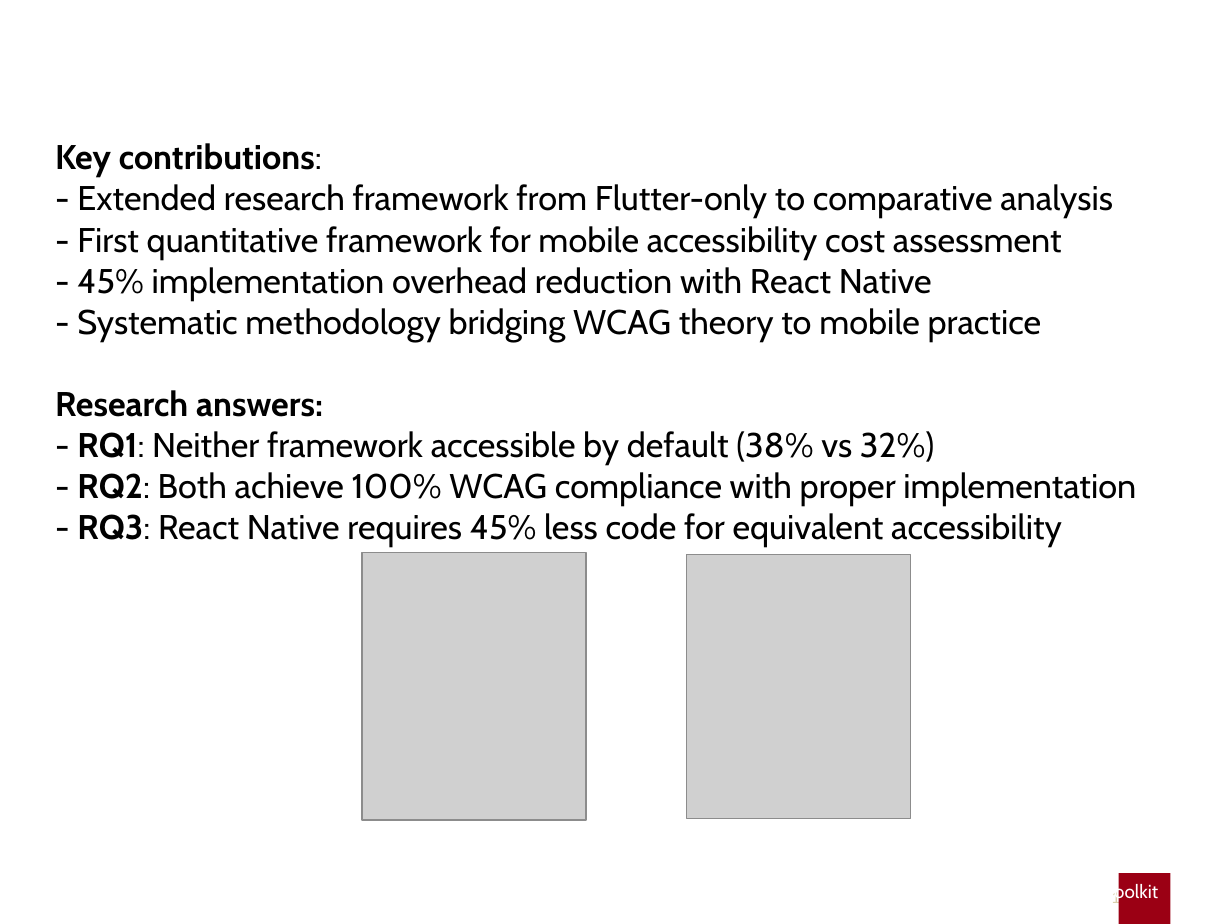
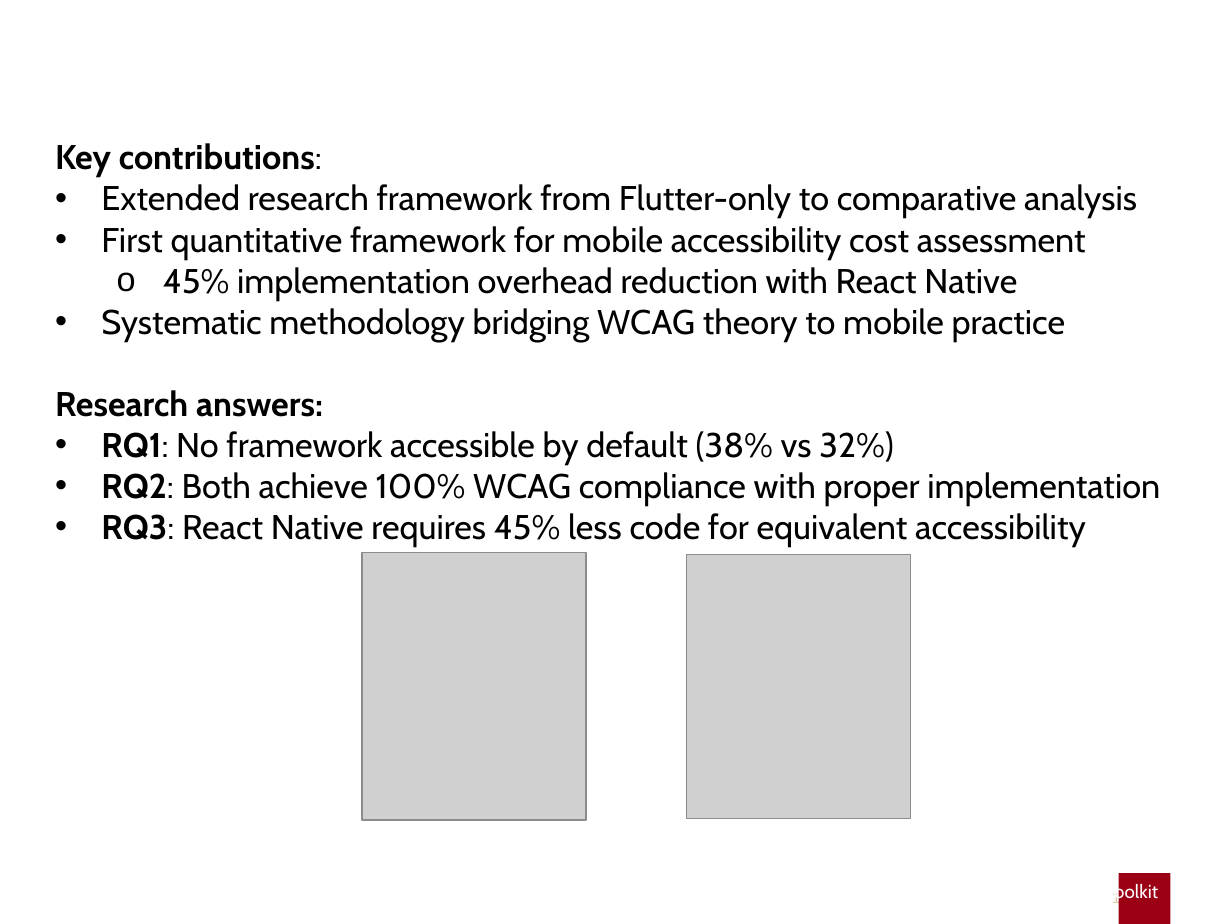
Before and after one commit to gabrielrovesti/Master-Thesis-UniPD, a slide deck: slide 16 of Thesis Presentation/Presentation Gabriel Rovesti.pptx. Drawn at 1232x924 pixels with LibreOffice and Linux fonts; fonts in the diff are those of the drawing; grey boxes stand for pictures; background and template pictures are left out. Boxes give left, top, right and bottom in pixels: in the first picture for what was removed or moved away, otherwise in the second. Text is boxed around its words. In the diff, an @@ line names an element or a change of style, - is before the commit and + after.

```diff
--- a/Thesis Presentation/Presentation Gabriel Rovesti.pptx
+++ b/Thesis Presentation/Presentation Gabriel Rovesti.pptx
@@ text at (101, 184, 1137, 342): text changed @@
-- Extended research framework from Flutter-only to comparative analysis
-- First quantitative framework for mobile accessibility cost assessment
-- 45% implementation overhead reduction with React Native
-- Systematic methodology bridging WCAG theory to mobile practice
+• Extended research framework from Flutter-only to comparative analysis
+• First quantitative framework for mobile accessibility cost assessment
+  o 45% implementation overhead reduction with React Native
+• Systematic methodology bridging WCAG theory to mobile practice
@@ text at (101, 431, 1160, 548): text changed @@
-- RQ1: Neither framework accessible by default (38% vs 32%)
-- RQ2: Both achieve 100% WCAG compliance with proper implementation
-- RQ3: React Native requires 45% less code for equivalent accessibility
+• RQ1: No framework accessible by default (38% vs 32%)
+• RQ2: Both achieve 100% WCAG compliance with proper implementation
+• RQ3: React Native requires 45% less code for equivalent accessibility
```
Also in this commit, not shown: 4 other slides changed, 1 other file.
